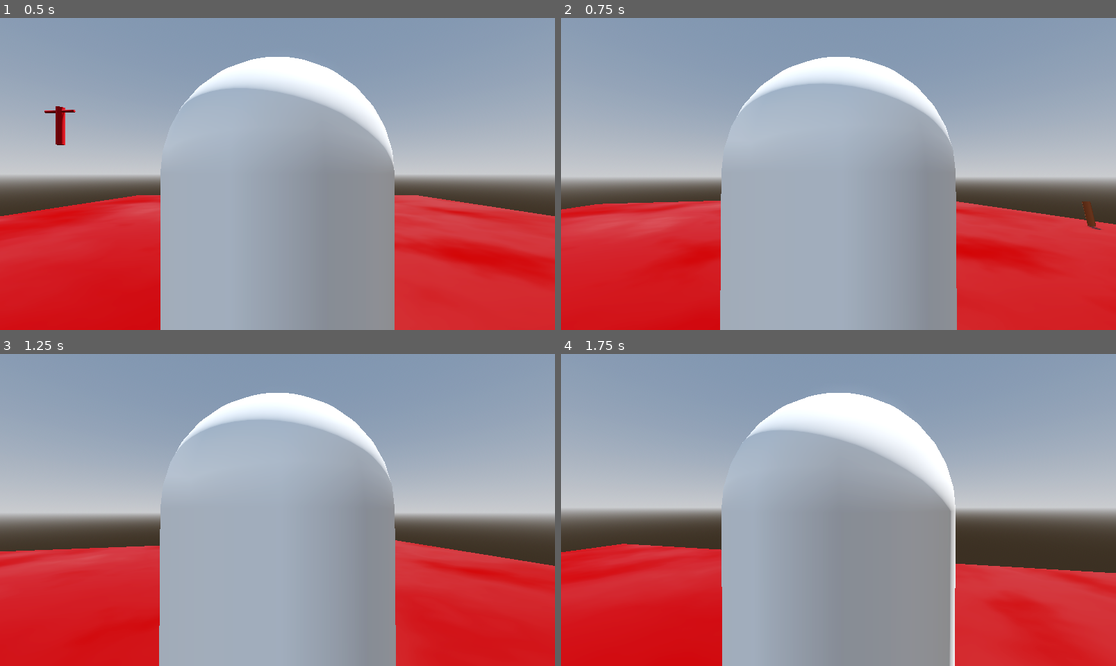
Above: before the commit, frames 1-4 (two rows, left to right).
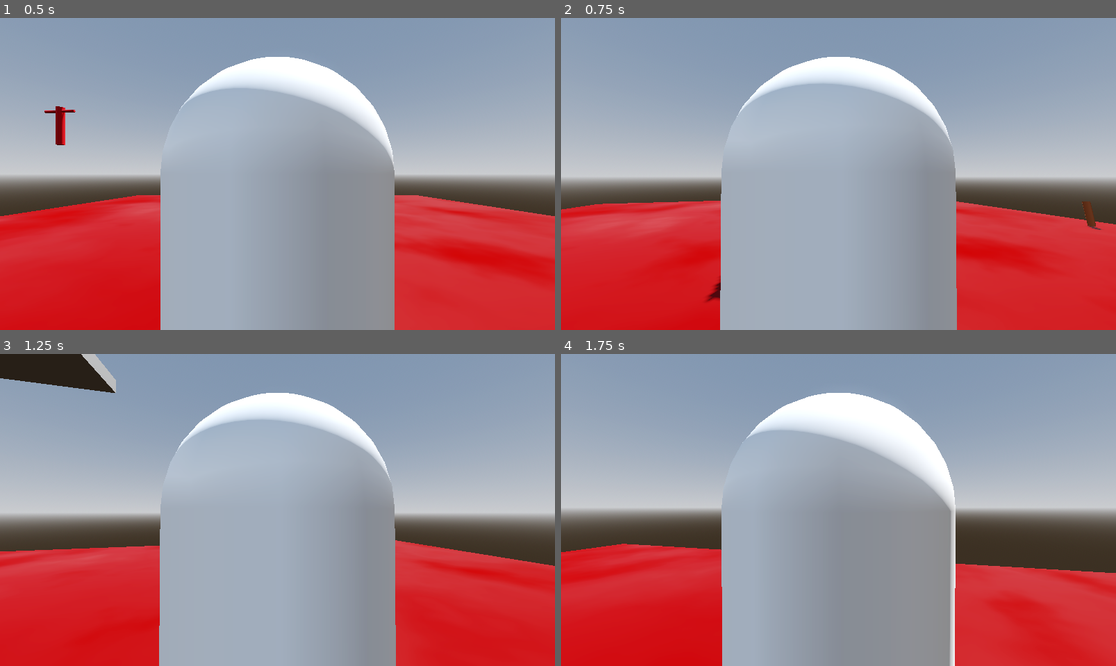
Above: after the commit, the same moments.

Repository: GreenMikeKitten13/CrossTheRiver
Game: Godot game, scene res://scenes/RaceScene.tscn
The game is run twice, just before and just after one commit, with the same random seed, the same clock (stepped at 60 frames per second) and the same inputs.
Inputs (mouse positions are in pixels of both pictures, inside the frame that each line leads up to):
- Up to frame 1 (0.5 s): no input
- Up to frame 2 (0.75 s): move the mouse to (866, 174) at 0.52 s; hold W (Forward) from 0.53 s (still down); hold E (interact) from 0.53 s (still down)
- Up to frame 3 (1.25 s): keep holding W (Forward); keep holding E (interact)
- Up to frame 4 (1.75 s): keep holding W (Forward); move the mouse to (810, 510) at 1.27 s; release E (interact) at 1.28 s; tap E (interact) at 1.35 s

Frame 1 is identical in both runs. In frame 2, 0.1% of the frame differs, in the area x 26-29%, y 82-92%; in frame 3, 2.0%, in the area x 0-21%, y 0-13%; in frame 4, nothing differs.

Commit message:
actual water physics!!!!

Diff:
--- a/crosstheriver/scenes/RaceScene.tscn
+++ b/crosstheriver/scenes/RaceScene.tscn
@@ -42,6 +42,9 @@
 
 [sub_resource type="CapsuleMesh" id="CapsuleMesh_v2rmg"]
 material = SubResource("StandardMaterial3D_nq2lc")
+
+[sub_resource type="BoxMesh" id="BoxMesh_nq2lc"]
+size = Vector3(1, 0.05, 1)
 
 [node name="RaceScene" type="Node3D"]
 
@@ -109,3 +112,7 @@
 
 [node name="inventory" parent="CharacterBody3D" instance=ExtResource("3_nq2lc")]
 unique_name_in_owner = true
+
+[node name="MeshInstance3D" type="MeshInstance3D" parent="."]
+transform = Transform3D(1, 0, 0, 0, 1, 0, 0, 0, 1, 0, 2, 0)
+mesh = SubResource("BoxMesh_nq2lc")
--- a/crosstheriver/scripts/PlayerScripts.gd
+++ b/crosstheriver/scripts/PlayerScripts.gd
@@ -175,7 +175,7 @@
 func addToInventory(stickBody: RigidBody3D):
 	var stickSpeed: float = randf_range(0.5, 3)
 	var stickControl: float = randf_range(0.15, 2)
-	var stickHollow: float = randf_range(0.05, 5)
+	var stickHollow: float = randf_range(300, 900)
 	var stickColor:Color = Color(0,0,0)
 
 	inventory[stickBody.name] = {#.assign({stickBody.name : {
--- a/crosstheriver/scripts/stickScript.gd
+++ b/crosstheriver/scripts/stickScript.gd
@@ -1,58 +1,185 @@
 extends RigidBody3D
 
-@onready var gravity:float = ProjectSettings.get_setting("physics/3d/default_gravity")
+# Physics constants
+const WATER_DENSITY: float = 1000.0  # kg/m³
+const AIR_DENSITY: float = 1.2       # kg/m³
+const DRAG_COEFFICIENT: float = 0.8  # More realistic for irregular shapes
+const ANGULAR_DRAG_COEFFICIENT: float = 0.1
+const WATER_LEVEL: float = 2.0
+const HOLLOWNESS_RATIO: float = 0.99  # 0=solid, 1=completely hollow
 
-const testInStick = preload("res://scenes/testInStick.tscn")
-var waterLevel:float = 2.0
-var waterDensity:float = 48
-var timer:float = 0.0
-var points:Array[Vector3] = []
+# Sampling parameters
+const SAMPLES_PER_CYLINDER: int = 40
+const UPDATE_INTERVAL: float = 0.05
+
+var gravity: float = ProjectSettings.get_setting("physics/3d/default_gravity")
+var timer: float = 0.0
+var cylinder_data: Array = []
+var stick_density: float = 500.0  # Initial density (will be calculated)
+
+class CylinderData:
+	var node: Node3D
+	var volume_points: Array[Vector3] = []
+	var area_points: Array[Vector3] = []
+	var volume: float = 0.0
+	var surface_area: float = 0.0
+
+	func _init(_node: Node3D):
+		node = _node
+		generate_points()
+		calculate_volume_and_area()
+
+	# Helper functions
+	func get_random_point_in_cylinder(top_r: float, bottom_r: float, height: float) -> Vector3:
+		var y = randf_range(-height/2, height/2)
+		var t = (y + height/2) / height
+		var radius = lerp(bottom_r, top_r, t)
+		var angle = randf_range(0, TAU)
+		var r = sqrt(randf()) * radius
+		return Vector3(r * cos(angle), y, r * sin(angle))
+
+	func get_random_point_on_cylinder_surface(top_r: float, bottom_r: float, height: float) -> Vector3:
+		var y = randf_range(-height/2, height/2)
+		var t = (y + height/2) / height
+		var radius = lerp(bottom_r, top_r, t)
+		var angle = randf_range(0, TAU)
+		return Vector3(radius * cos(angle), y, radius * sin(angle))
+
+	func frustum_volume(top_r: float, bottom_r: float, height: float) -> float:
+		return (PI * height / 3.0) * (top_r*top_r + top_r*bottom_r + bottom_r*bottom_r)
+
+	func frustum_surface_area(top_r: float, bottom_r: float, height: float) -> float:
+		var slant = sqrt(height*height + pow(top_r - bottom_r, 2))
+		return PI * (top_r + bottom_r) * slant + PI * (top_r*top_r + bottom_r*bottom_r)
+
+	func generate_points():
+		if node.mesh is CylinderMesh:
+			var mesh: CylinderMesh = node.mesh
+			for i in SAMPLES_PER_CYLINDER:
+				volume_points.append(get_random_point_in_cylinder(mesh.top_radius, mesh.bottom_radius, mesh.height))
+				area_points.append(get_random_point_on_cylinder_surface(mesh.top_radius, mesh.bottom_radius, mesh.height))
+
+	func calculate_volume_and_area():
+		if node.mesh is CylinderMesh:
+			var mesh: CylinderMesh = node.mesh
+			volume = frustum_volume(mesh.top_radius, mesh.bottom_radius, mesh.height)
+			surface_area = frustum_surface_area(mesh.top_radius, mesh.bottom_radius, mesh.height)
+
+# Helper functions
+
+
+#func frustum_surface_area(top_r: float, bottom_r: float, height: float) -> float:
+#	var slant = sqrt(height*height + pow(top_r - bottom_r, 2))
+#	return PI * (top_r + bottom_r) * slant + PI * (top_r*top_r + bottom_r*bottom_r)
+
+func get_velocity_at_position(global_point: Vector3) -> Vector3:
+	var com = global_transform * center_of_mass
+	return linear_velocity + (angular_velocity).cross(global_point - com)
+
+func _ready():
+	var total_volume: float = 0.0
+	for child in get_children():
+		if child is MeshInstance3D and child.mesh is CylinderMesh:
+			var data = CylinderData.new(child)
+			cylinder_data.append(data)
+			total_volume += data.volume
+
+	var solid_density = 300.0 # or random if you want variation
+	var hollowness = 0.7       # 0 = solid, 0.7 = mostly hollow
+	stick_density = lerp(solid_density, solid_density * 0.1, hollowness)
+
+	# ✅ Mass reflects hollowness
+	self.mass = total_volume * stick_density
+
+	print("Stick Volume:", total_volume, " Density:", stick_density, " Mass:", mass)
+	inertia = Vector3.ONE * mass * 0.5
+
+#var river_velocity:Vector3 = Vector3(1,0,0)
+#var river_strength:float = 0.5
+
 
 func _physics_process(delta: float) -> void:
 	timer += delta
-	if timer >= 0.01:
-		timer = 0
-		#self.linear_velocity.y = 0.25
-		points = []
-		for child:Node3D in self.get_children():
-			if child is MeshInstance3D and child.mesh is CylinderMesh:
-				#if child.name.begins_with("bup"):
-				#	child.queue_free()
-				var childPos = child.global_transform.origin#)self.to_local(
-				var rotation_euler: Vector3 = child.rotation
-				var quat = Quaternion()
-				quat = Quaternion.from_euler(rotation_euler)
-				var sasis = Basis(quat)
-				var child_transform = Transform3D(sasis, childPos)
+	if timer < UPDATE_INTERVAL:
+		return
+	timer = 0
 
-				for i in range(10):
-					var local_point = get_random_point_in_cylinder(child.mesh.top_radius, child.mesh.height)
-					var global_point = child_transform * local_point  # use * instead of xform
-					points.append(global_point)
+	apply_central_force(Vector3(1,0,0) * mass)
+	#linear_velocity = linear_velocity.lerp(river_velocity, river_strength)
 
-				var submergedPoints:Array[Vector3]
-				for point:Vector3 in points:
-					if point.y <= waterLevel:
-						submergedPoints.append(point)
+	for child in self.get_children():
+		if child.name.begins_with("bup"):
+			child.queue_free()
 
-				print(submergedPoints.size())
-				var submergedVolume = submerged_volume(submergedPoints.size(), points.size(), child.mesh.top_radius, child.mesh.height)
-				var middlePoint:Vector3 = Vector3.ZERO
-				for submergedPoint:Vector3 in submergedPoints:
-					middlePoint += submergedPoint
-				middlePoint /= submergedPoints.size()
-				var force = (waterDensity * gravity * submergedVolume)
-				self.apply_force(Vector3(0,force, 0), middlePoint)
 
-func get_random_point_in_cylinder(radius: float, height: float) -> Vector3:
-	var angle = randf() * TAU
-	var r = sqrt(randf()) * radius
-	var x = r * cos(angle)
-	var z = r * sin(angle)
-	var y = randf() * height - height * 0.5
-	return Vector3(x, y, z)
+	# Reset forces
+	#var total_buoyancy = Vector3.ZERO
+	#var _total_drag = Vector3.ZERO
 
-func submerged_volume(submerged_samples: int, total_samples: int, radius: float, height: float) -> float:
-	var ratio = float(submerged_samples) / float(total_samples)
-	var full_volume = PI * radius * radius * height
-	return ratio * full_volume
+	for data in cylinder_data:
+		if not is_instance_valid(data.node):
+			continue
+
+		#var mesh: CylinderMesh = data.node.mesh
+		var sransform: Transform3D = data.node.global_transform
+
+		# Calculate submerged volume and buoyancy
+		var submerged_points: int = 0
+		var buoyancy_center = Vector3.ZERO
+
+		for point in data.volume_points:
+			var global_point = sransform * point
+			if global_point.y <= WATER_LEVEL:
+				submerged_points += 1
+				buoyancy_center += global_point
+				#var test:MeshInstance3D = MeshInstance3D.new()
+				#var testMesh:BoxMesh = BoxMesh.new()
+				#testMesh.size = Vector3.ONE/5
+				#test.name = "bup"
+				#test.mesh = testMesh
+				#self.add_child(test)
+
+		# Apply buoyancy if any part is submerged
+		if submerged_points > 0:
+			buoyancy_center /= submerged_points
+			var submerged_ratio = float(submerged_points) / SAMPLES_PER_CYLINDER
+
+			# Archimedes' principle: F_b = ρ_fluid * g * V_submerged
+			var submerged_volume = data.volume * submerged_ratio
+			var buoyancy_force =( WATER_DENSITY * gravity * submerged_volume)
+
+			# Apply buoyancy force
+			#total_buoyancy += Vector3(0, buoyancy_force, 0)
+			apply_force(Vector3(0, buoyancy_force, 0), buoyancy_center)
+
+		# Calculate drag forces
+		for area_point in data.area_points:#transform
+			var global_point = sransform * area_point
+			var is_underwater = global_point.y <= WATER_LEVEL
+			var density = WATER_DENSITY if is_underwater else AIR_DENSITY
+
+			if not is_underwater:
+				# Only apply significant drag underwater
+				continue
+
+			var velocity = get_velocity_at_position(global_point)
+			var speed = velocity.length()
+			if speed < 0.01:
+				continue
+
+			# Drag force: F_d = 0.5 * ρ * v² * C_d * A
+			var surface_area = data.surface_area / SAMPLES_PER_CYLINDER
+			var drag_magnitude = 0.5 * density * speed * speed * DRAG_COEFFICIENT * surface_area
+			var drag_force = -velocity.normalized() * drag_magnitude
+
+			#_total_drag += drag_force
+			apply_force(drag_force, global_point)
+
+	# Apply downward gravity force (adjusted for buoyancy)
+	#var net_gravity_force = Vector3(0, gravity * mass, 0) - total_buoyancy
+	#apply_force(net_gravity_force, global_transform.origin)
+
+	# Apply angular damping (water resistance to rotation)
+	if angular_velocity.length() > 0.1:
+		var angular_drag = -angular_velocity.normalized() * angular_velocity.length_squared() * ANGULAR_DRAG_COEFFICIENT * WATER_DENSITY
+		apply_torque(angular_drag)
Not shown: 1 places in crosstheriver/scenes/RaceScene.tscn that only renumber resources
